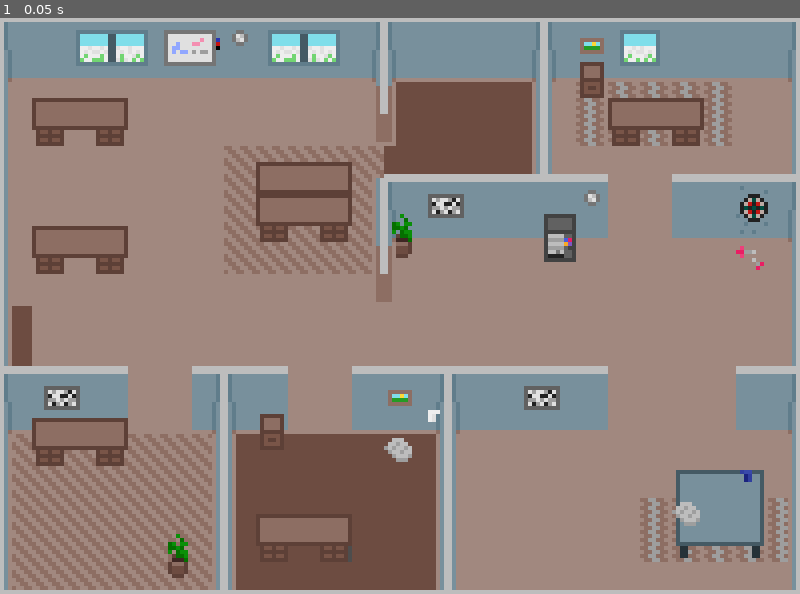
Above: before the commit, frame 1.
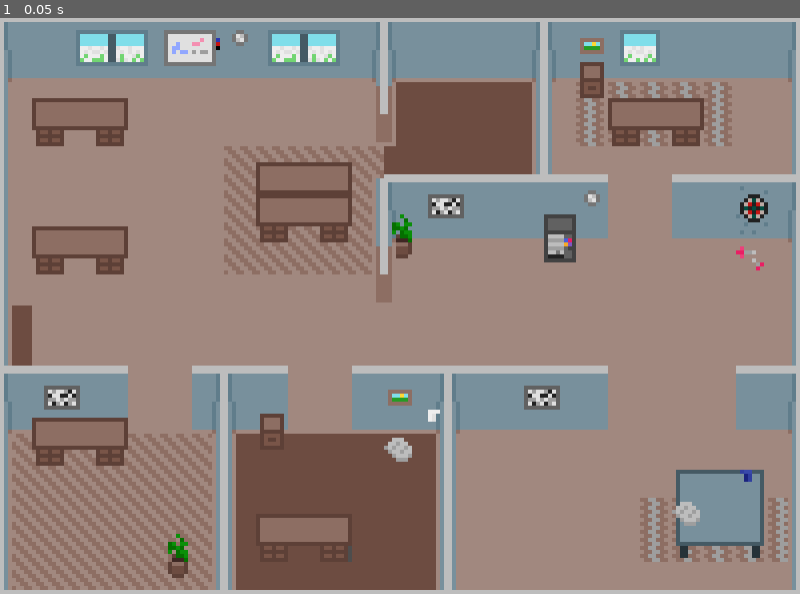
Above: after the commit, the same moment.

Repository: einord/agent-office
Game: Godot game, scene res://scenes/main.tscn
Same seed, same stepped clock (60 frames per second), same inputs: the game is played once before the commit and once after it.
Inputs:
- Up to frame 1 (0.05 s): no input

The runs differ from the first frame. In frame 1, 0.5% of the frame differs, in the area x 0-100%, y 27-75%.

Commit message:
fix: adjust label position calculation and update scene hierarchy for viewport

Diff:
--- a/gui/agent-office/scenes/agent.gd
+++ b/gui/agent-office/scenes/agent.gd
@@ -183,8 +183,11 @@
 	var container_size = viewport_container.size
 	var scale_factor = container_size / game_size
 
+	# Get the viewport container's position in screen space (accounts for AspectRatioContainer offset)
+	var container_offset = viewport_container.global_position
+
 	# Convert agent position to screen position
-	var screen_pos = global_position * scale_factor
+	var screen_pos = global_position * scale_factor + container_offset
 
 	# Offset label above the agent sprite
 	var label_offset = Vector2(0, -12) * scale_factor
--- a/gui/agent-office/scenes/main.tscn
+++ b/gui/agent-office/scenes/main.tscn
@@ -10,16 +10,20 @@
 grow_horizontal = 2
 grow_vertical = 2
 
-[node name="SubViewportContainer" type="SubViewportContainer" parent="." unique_id=379480619]
+[node name="AspectRatioContainer" type="AspectRatioContainer" parent="."]
 layout_mode = 1
 anchors_preset = 15
 anchor_right = 1.0
 anchor_bottom = 1.0
 grow_horizontal = 2
 grow_vertical = 2
+ratio = 1.38889
+
+[node name="SubViewportContainer" type="SubViewportContainer" parent="AspectRatioContainer" unique_id=379480619]
+layout_mode = 2
 stretch = true
 
-[node name="SubViewport" type="SubViewport" parent="SubViewportContainer" unique_id=294008477]
+[node name="SubViewport" type="SubViewport" parent="AspectRatioContainer/SubViewportContainer" unique_id=294008477]
 handle_input_locally = false
 canvas_item_default_texture_filter = 0
 size = Vector2i(800, 576)
@@ -27,7 +31,7 @@
 size_2d_override_stretch = true
 render_target_update_mode = 4
 
-[node name="Game" parent="SubViewportContainer/SubViewport" unique_id=148765033 instance=ExtResource("1_game")]
+[node name="Game" parent="AspectRatioContainer/SubViewportContainer/SubViewport" unique_id=148765033 instance=ExtResource("1_game")]
 
 [node name="UILayer" type="Control" parent="." unique_id=1033649464]
 texture_filter = 1
